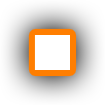
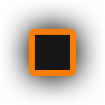
Before/after of a 105px x 105px layered artwork. What changed in the layer stack:
added layer "night" above "day" over [35, 34, 70, 70]
renamed "Shape 4" to "day", hid it, painted on it, masked it over [34, 34, 70, 70]
